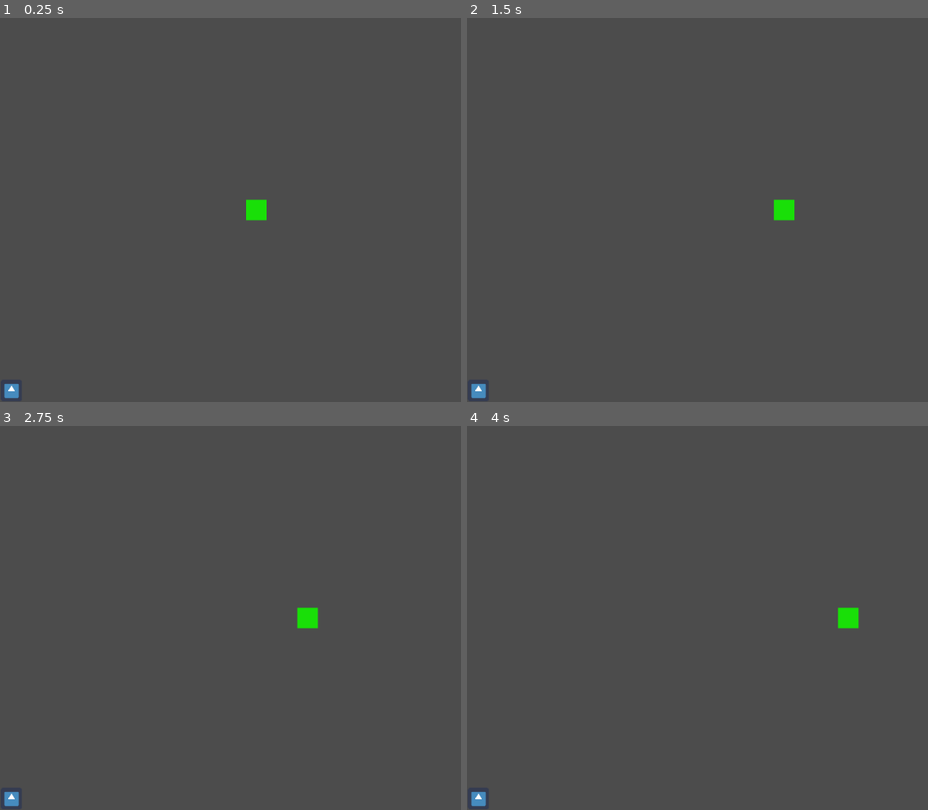
Above: before the commit, frames 1-4 (two rows, left to right).
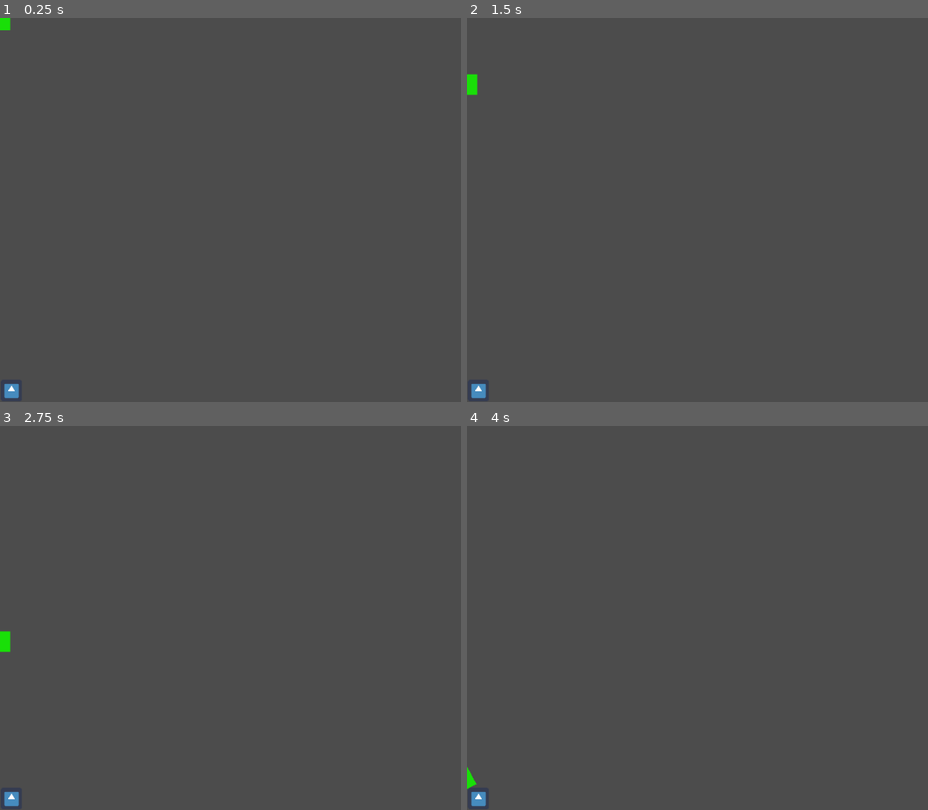
Above: after the commit, the same moments.

Repository: santyarellano/Shattered
Game: Godot game, scene res://Niveles/Playground.tscn
The game is run twice, just before and just after one commit, with the same random seed, the same clock (stepped at 60 frames per second) and the same inputs. The project has no main scene, so this scene is started directly. The engine's default icon, where the game draws it, is replaced by a stand-in: a white triangle on a blue panel in a dark square.
Inputs:
- Up to frame 1 (0.25 s): no input
- Up to frame 2 (1.5 s): tap Enter at 0.5 s; hold Right (ui_right) from 0.53 s (still down)
- Up to frame 3 (2.75 s): release Right (ui_right) at 2.03 s; hold Left (ui_left) from 2.03 s (still down)
- Up to frame 4 (4 s): release Left (ui_left) at 2.78 s; hold Right (ui_right) from 2.78 s (still down)

The runs differ from the first frame. In frame 1, 0.3% of the frame differs, in the area x 0-58%, y 0-53%; in frame 2, 0.4%; in frame 3, 0.4%, in the area x 0-70%, y 47-59%; in frame 4, 0.3%.

Commit message:
changes raros

Diff:
--- a/Niveles/Playground.tscn
+++ b/Niveles/Playground.tscn
@@ -9,4 +9,3 @@
 position = Vector2( 17.0694, 581.344 )
 
 [node name="Player" parent="." instance=ExtResource( 2 )]
-position = Vector2( 23.6529, 511.533 )
--- a/Obj/Player/Player.tscn
+++ b/Obj/Player/Player.tscn
@@ -6,7 +6,7 @@
 [sub_resource type="RectangleShape2D" id=1]
 extents = Vector2( 15.6989, 15.616 )
 
-[node name="Player" type="KinematicBody2D"]
+[node name="Player" type="RigidBody2D"]
 script = ExtResource( 2 )
 
 [node name="CollisionShape2D" type="CollisionShape2D" parent="."]
